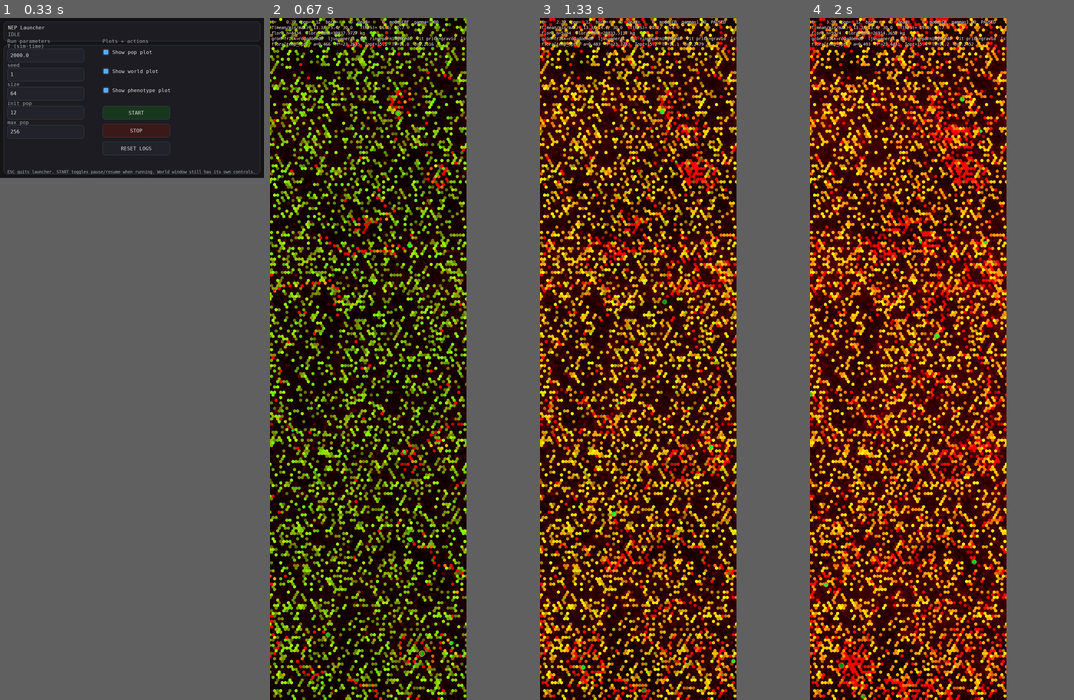
Above: before the commit, frames 1-4 (left to right).
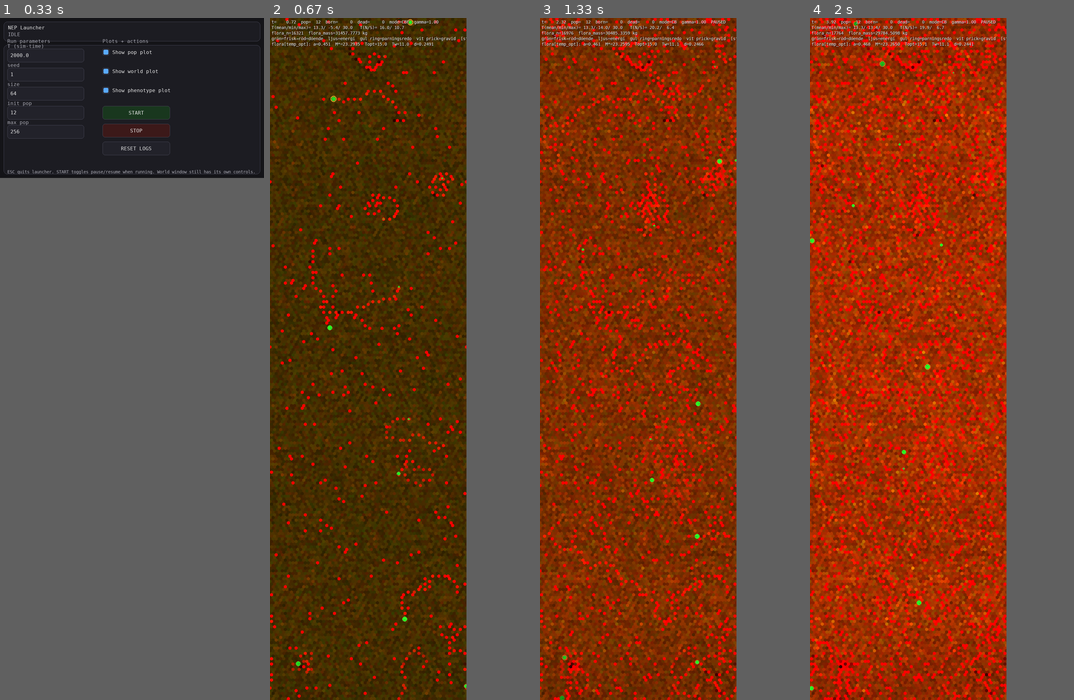
Above: after the commit, the same moments.

Repository: JoakimStorck/nep-process
Game: pygame game, started from nep_gui_launcher.py
Same seed, same stepped clock (60 frames per second), same inputs: the game is played once before the commit and once after it.
Inputs:
- Up to frame 1 (0.33 s): no input
- Up to frame 2 (0.67 s): click "START" at 0.38 s
- Up to frame 3 (1.33 s): tap Space at 0.67 s; tap 1 at 1 s
- Up to frame 4 (2 s): no input

Frame 1 is identical in both runs. In frame 2, 74% of the frame differs, in the area x 0-75%, y 0-100%; in frame 3, 74%; in frame 4, 73%.

Commit message:
Commit: Ljusnivån och såddens fördelning
light_input 0,60 -> 1,5. Vid 0,60 låg flora_light_limited på 0,886 vid
mättnad. Värre än så — ju knappare ljuset är, desto mer är höjd värd, och
höjden kommer ur strukturmassan. Ljuset gav alltså strukturandelen en uppsida
som förstärkte just det den skulle motverka.

Sådden sprids över alla celler. Massan per individ faller nu ut ur måltotalen
och cellantalet i stället för tvärtom. Varje sådd planta hade bladarea 3,0 i en
cell som mättas vid 1,0 och kastade bort två tredjedelar av sitt eget ljus.

UTFALL vid tick 6 000, mot samma tick före patchen:

                       före      efter
  flora antal          4 745     41 998
  biomassa kg          3 157     45 513
  light_limited         0,65       0,43
  root_alloc            0,537      0,641
  structure             0,575      0,569

Och rot–skott-axeln rör sig för första gången, 0,50 -> 0,64. I 0063 låg den
stilla och jag skrev att den var död. Den var inte död — den hade ingenting
att svara på, eftersom bara en resurs band.

Diff:
--- a/population.py
+++ b/population.py
@@ -1224,10 +1224,19 @@
         if BK <= 0.0:
             return 0
 
+        spread_mean = 0.0
         if target_mass is not None:
             want = max(0.0, float(target_mass))
-            mean_seed = BK * 0.5 * (float(init_mass_frac_lo) + float(init_mass_frac_hi))
-            n_flora = int(math.ceil(want / max(mean_seed, 1e-12))) if mean_seed > 0.0 else 0
+            # Sprid över **alla** celler och låt massan per individ falla ut,
+            # i stället för tvärtom. Med fast massandel 0,4–1,0 av B_K blev
+            # plantorna 7,7 kg och rymdes i 4 172 celler av 16 384: tre
+            # fjärdedelar av världen fångade inget ljus alls, medan varje sådd
+            # planta hade bladarea 3,0 i en cell som mättas vid 1,0 och därmed
+            # kastade bort två tredjedelar av sitt eget. Uppskattad
+            # ljusinfångning vid tick noll gick från omkring 25 procent till
+            # omkring 75 av samma biomassa.
+            n_flora = n_cells
+            spread_mean = want / max(1, n_cells)
         elif n_flora is None:
             n_flora = max(16, int(self.PP.max_pop) // 2)
 
@@ -1249,7 +1258,12 @@
                 mode="flora",
             )
 
-            mass = BK * float(self.rng.uniform(init_mass_frac_lo, init_mass_frac_hi))
+            if spread_mean > 0.0:
+                # Spridning kring medelvärdet behålls, så att sådden inte är
+                # en klon av identiska individer.
+                mass = spread_mean * float(self.rng.uniform(0.7, 1.3))
+            else:
+                mass = BK * float(self.rng.uniform(init_mass_frac_lo, init_mass_frac_hi))
             self._init_flora_slot(int(slot), int(cell), float(mass), traits)
 
             # Sådden betalas ur marken. Tidigare myntade den näring: hela
--- a/world.py
+++ b/world.py
@@ -153,7 +153,14 @@
     # kring tre procent per månad är primärproduktionen omkring 0,46 kg per
     # cell och månad. Är talet mycket högre blir ljuset inert, mycket lägre
     # och näringen blir det.
-    light_input: float = 0.60
+    #
+    # 0,60 gav en ljusbegränsad värld: `flora_light_limited` låg på 0,886 vid
+    # mättnad och biomassan på 136 914 kg mot baslinjens 254 566. Och ju
+    # knappare ljuset är, desto mer är höjd värd — vilket ger strukturandelen
+    # en uppsida som förstärker just det ljuset skulle motverka. 1,5 är satt
+    # för att kväve och kol ska binda jämförbart; utfallet mäts som att
+    # `flora_light_limited` faller mot 0,5.
+    light_input: float = 1.5
 
     # Extinktionskoefficient i Beer–Lambert. Ljuset som når en planta avtar
     # exponentiellt med bladarean ovanför den. Λ i modellen är ett
Not shown, changed: TODO.md
